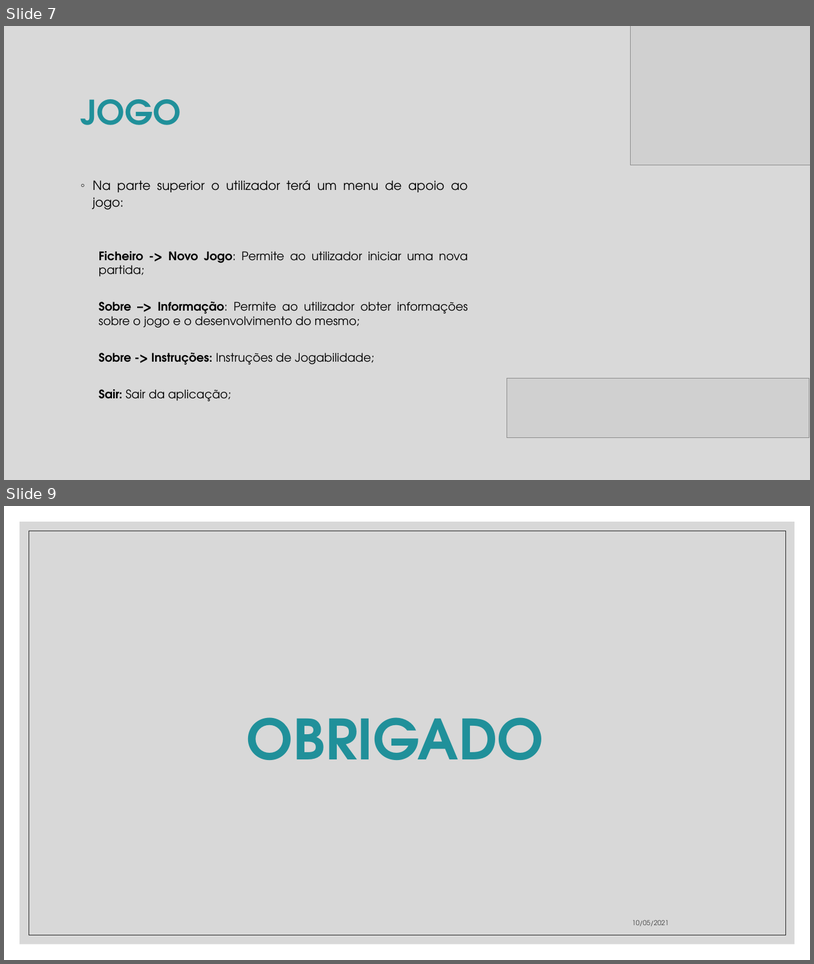
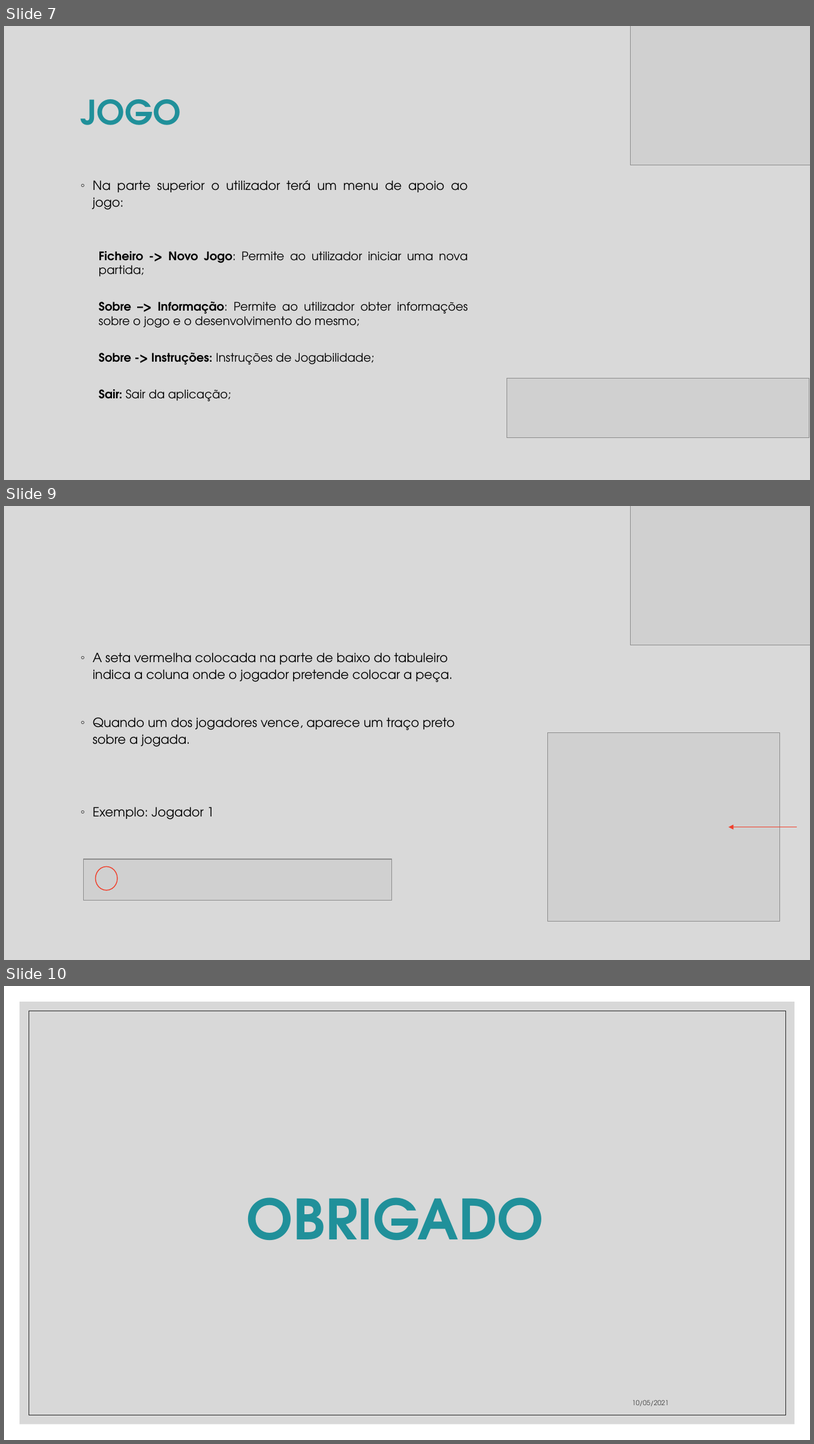
Before and after one commit to neves1997/projlab, a slide deck: 4inrow/src/pkg4inrow/Protótipo da Interface e Interação .pptm. Shown one above the other, each under a label of ours: slides 7 and 9 before the commit, slides 7, 9 and 10 after it; the slides between them are not shown. The pictures are 814x964 and 814x1444 pixels, drawn with LibreOffice and Linux fonts; fonts in the diff are those of the drawing; grey boxes stand for pictures. Boxes give left, top, right and bottom in pixels: in the first picture for what was removed or moved away, otherwise in the second. Text is boxed around its words. In the diff, an @@ line names an element or a change of style, - is before the commit and + after.

```diff
--- a/4inrow/src/pkg4inrow/Protótipo da Interface e Interação .pptm
+++ b/4inrow/src/pkg4inrow/Protótipo da Interface e Interação .pptm
@@ slide 9 added at (4, 506, 810, 960), background #FFFFFF @@
@@ rectangle added at (4, 506, 810, 960), fill #D9D9D9, outline #406B2F 1 pt @@
@@ picture added at (631, 506, 810, 645) @@
@@ text added at (93, 652, 455, 819), 15 pt, text #000000 @@
+◦ A seta vermelha colocada na parte de baixo do tabuleiro indica a coluna onde o jogador pretende colocar a peça.
+◦ Quando um dos jogadores vence, aparece um traço preto sobre a jogada.
+◦ Exemplo: Jogador 1
@@ picture added at (548, 733, 780, 921) @@
@@ arrow added from (798, 826) to (729, 826), #F03F2B 0.5 pt @@
@@ picture added at (83, 859, 392, 900) @@
@@ ellipse added at (95, 867, 117, 890), outline #F03F2B 1 pt @@
@@ what was slide 9 is now slide 10 @@
```
Also in this commit, not shown: 1 slide changed.
